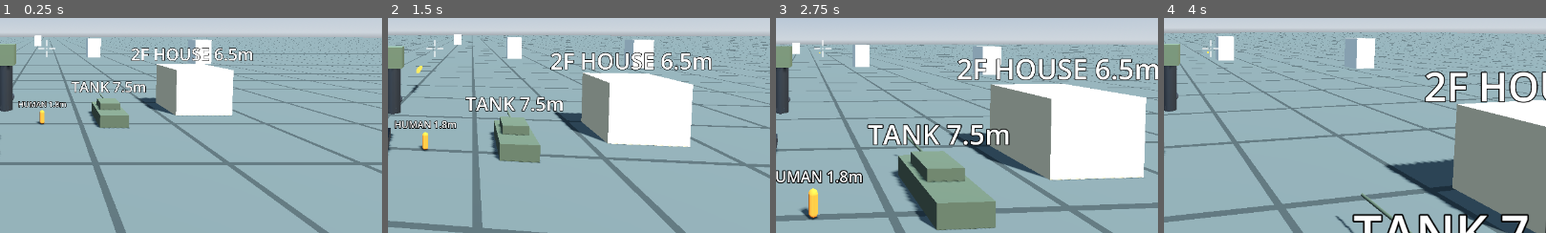
Above: before the commit, frames 1-4 (left to right).
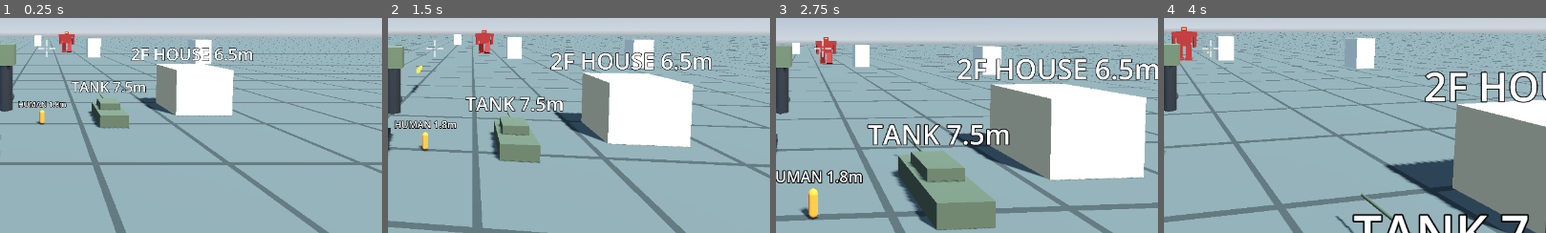
Above: after the commit, the same moments.

Repository: Sierra-117605/ARSENAL-FRONT
Game: Godot game, scene res://scenes/field_3d.tscn
Two runs of this game, one before a commit and one after it. Both use one fixed random seed, a clock stepped at 60 frames per second and the inputs below.
Inputs (mouse positions are % of the whole screen's width and height, from its top left):
- Up to frame 1 (0.25 s): no input
- Up to frame 2 (1.5 s): tap Enter at 0.5 s; move the mouse to (55, 50) at 0.52 s; hold W (move_forward) from 0.53 s (still down); click (55, 50) at 0.6 s; move the mouse to (45, 50) at 1.27 s; click (45, 50) at 1.35 s
- Up to frame 3 (2.75 s): keep holding W (move_forward); move the mouse to (52, 48) at 2.02 s; click (52, 48) at 2.1 s
- Up to frame 4 (4 s): keep holding W (move_forward); move the mouse to (49, 52) at 2.77 s; click (49, 52) at 2.85 s; move the mouse to (57, 51) at 3.52 s; click (57, 51) at 3.6 s
The pictures show only the part of the screen within x 44-94%, y 43-93%; the shares and areas given below are measured in that part.

The runs differ from the first frame. In frame 1, 0.3% of the frame differs, in the area x 15-20%, y 6-16%; in frame 2, 0.4%; in frame 3, 0.5%; in frame 4, 0.6%, in the area x 2-9%, y 4-20%.

Commit message:
N2-2: 敵ロボット（AI 乗員が追跡して射撃）を追加
Co-Authored-By: Claude Opus 5 <noreply@anthropic.com>

Diff:
--- a/scenes/field_3d.tscn
+++ b/scenes/field_3d.tscn
@@ -8,6 +8,7 @@
 [ext_resource type="Script" path="res://scripts/action/crosshair.gd" id="6_cross"]
 [ext_resource type="PackedScene" path="res://scenes/target.tscn" id="7_target"]
 [ext_resource type="Script" path="res://scripts/action/health_bar.gd" id="8_hp"]
+[ext_resource type="Script" path="res://scripts/action/ai_pilot.gd" id="9_ai"]
 
 [sub_resource type="ProceduralSkyMaterial" id="SkyMat"]
 sky_top_color = Color(0.32, 0.45, 0.62, 1)
@@ -167,6 +168,19 @@
 pixel_size = 0.02
 text = "2F HOUSE 6.5m"
 font_size = 128
+
+[node name="Enemies" type="Node3D" parent="."]
+
+[node name="Enemy1" parent="Enemies" instance=ExtResource("1_robot")]
+transform = Transform3D(1, 0, 0, 0, 1, 0, 0, 0, 1, 20, 0, -160)
+pilotable_id = "enemy_01"
+max_hp = 60
+body_color = Color(0.55, 0.15, 0.13, 1)
+
+[node name="AIPilot" type="Node" parent="Enemies/Enemy1" node_paths=PackedStringArray("start_seat", "chase_target")]
+script = ExtResource("9_ai")
+start_seat = NodePath("../DriverSeat")
+chase_target = NodePath("../../../Robot")
 
 [node name="Pilot" type="Node" parent="." node_paths=PackedStringArray("start_seat")]
 script = ExtResource("3_occ")
--- /dev/null
+++ b/scripts/action/ai_pilot.gd
@@ -0,0 +1,60 @@
+class_name AIPilot
+extends Occupant
+## コンピュータが動かす乗員。人の代わりに操縦席に座り、相手を追って撃つ。
+## プレイヤー側と同じ「乗員 → 操縦席 → 乗り物」の道を通るので、
+## 同じ機体をプレイヤーが操縦することもできる（将来の乗り換え・味方 AI に流用できる）。
+
+## 追いかける相手
+@export var chase_target: Node3D
+## この距離を保とうとする（メートル）
+@export var preferred_distance: float = 55.0
+## この距離まで近づくと撃ち始める（メートル）
+@export var fire_range: float = 90.0
+## 相手のどのくらいの高さを狙うか（足元からの高さ）
+@export var aim_height: float = 6.0
+## 撃つ間隔（秒）。プレイヤーより遅くしてある
+@export var fire_interval: float = 1.2
+## 保つ距離の許容幅（この幅の中では前後に動かない）
+@export var distance_margin: float = 8.0
+
+
+func _ready() -> void:
+	super._ready()
+	var vehicle := get_vehicle()
+	if vehicle != null and vehicle.has_method("get") and vehicle.get("weapon") != null:
+		vehicle.weapon.fire_interval = fire_interval
+
+
+func _physics_process(_delta: float) -> void:
+	var vehicle := get_vehicle()
+	if vehicle == null:
+		return
+	var control := Pilotable.empty_control()
+	# 自分か相手が倒れていたら何もしない
+	if not vehicle.is_alive() or chase_target == null or not _target_alive():
+		send_control(control)
+		return
+
+	var to_target: Vector3 = chase_target.global_position - vehicle.global_position
+	var flat := Vector2(to_target.x, to_target.z)
+	var distance := flat.length()
+	# 相手の方を向く
+	control["yaw"] = atan2(-to_target.x, -to_target.z)
+	# 遠ければ近づき、近すぎれば下がる
+	if distance > preferred_distance + distance_margin:
+		control["move_z"] = -1.0
+	elif distance < preferred_distance - distance_margin:
+		control["move_z"] = 1.0
+	# 射程に入ったら撃つ
+	if distance <= fire_range:
+		control["fire"] = true
+		var aim: Vector3 = chase_target.global_position + Vector3(0.0, aim_height, 0.0)
+		control["aim"] = {"x": aim.x, "y": aim.y, "z": aim.z}
+	send_control(control)
+
+
+## 追いかける相手がまだ生きているか
+func _target_alive() -> bool:
+	if chase_target is Pilotable:
+		return (chase_target as Pilotable).is_alive()
+	return true
--- a/scripts/action/robot.gd
+++ b/scripts/action/robot.gd
@@ -19,6 +19,8 @@
 @export var step_rate: float = 0.09
 ## 歩調に合わせて機体が上下に揺れる量（メートル）
 @export var body_bob: float = 0.25
+## 機体の色を塗り替える（透明のままなら元の色。敵機を赤くするのに使う）
+@export var body_color: Color = Color(0, 0, 0, 0)
 
 ## 腕の武器（Phase 1 は 1 種類）
 @onready var weapon: Weapon = get_node_or_null("Weapon")
@@ -30,6 +32,24 @@
 var step_phase: float = 0.0
 ## 見た目の揺れの強さ（止まると 0 に戻る）
 var step_amount: float = 0.0
+
+
+func _ready() -> void:
+	super._ready()
+	if body_color.a > 0.0:
+		_repaint(visual)
+
+
+## 機体の見た目を指定の色で塗り替える（目玉の発光部分はそのまま）
+func _repaint(node: Node) -> void:
+	for child in node.get_children():
+		if child is MeshInstance3D and child.name != "Visor":
+			var mat := StandardMaterial3D.new()
+			mat.albedo_color = body_color
+			mat.roughness = 0.7
+			mat.metallic = 0.3
+			(child as MeshInstance3D).material_override = mat
+		_repaint(child)
 
 
 func _physics_process(delta: float) -> void:
--- /dev/null
+++ b/tests/test_n2_2_enemy.gd
@@ -0,0 +1,82 @@
+extends SceneTree
+## N2-2 の自動確認：敵ロボットが自機に近づき、撃ってきて、こちらの耐久が減るか調べる。
+## プレイヤーは操作せず、その場に立っているだけ。
+## 実行：Godot_console.exe --headless --path . --script res://tests/test_n2_2_enemy.gd
+## 画像も撮る場合（--headless を外す）：... -- --shot=<保存先.png>
+
+const MAX_FRAMES := 1800  # 30 秒で打ち切り
+
+var field: Node
+var robot: Robot
+var enemy: Robot
+var frame := 0
+var failed := false
+var shot_path := ""
+var shot_taken := false
+var start_distance := 0.0
+var closest := 99999.0
+var first_hit_frame := -1
+var done := false
+
+
+func _initialize() -> void:
+	for arg in OS.get_cmdline_user_args():
+		if arg.begins_with("--shot="):
+			shot_path = arg.substr(7)
+	field = load("res://scenes/field_3d.tscn").instantiate()
+	root.add_child(field)
+	robot = field.get_node("Robot")
+	enemy = field.get_node("Enemies/Enemy1")
+	robot.damaged.connect(_on_player_damaged)
+
+
+func _on_player_damaged(hp: int, _max: int) -> void:
+	if first_hit_frame < 0:
+		first_hit_frame = frame
+		print("  （%.1f 秒後に初被弾。残り耐久 %d）" % [frame / 60.0, hp])
+
+
+func _physics_process(_delta: float) -> bool:
+	frame += 1
+	if frame == 5:
+		start_distance = _distance()
+		_report(enemy != null and enemy.is_alive(), "敵ロボットが 1 体いる（耐久 %d）" % enemy.max_hp)
+		_report(start_distance > 100.0, "敵は遠くから始まる (%.0fm)" % start_distance)
+		return false
+	closest = minf(closest, _distance())
+	if not shot_taken and shot_path != "" and _distance() < 80.0:
+		shot_taken = true
+		_save_shot()
+	if done:
+		return false
+	# 自機の耐久が減った後、少し様子を見てから判定
+	if (first_hit_frame > 0 and frame > first_hit_frame + 120) or frame > MAX_FRAMES:
+		done = true
+		_finish()
+		return true
+	return false
+
+
+func _finish() -> void:
+	_report(closest < start_distance - 50.0, "敵が近づいてくる (%.0fm → %.0fm)" % [start_distance, closest])
+	_report(closest > 20.0, "近づきすぎず距離を保つ (最短 %.0fm)" % closest)
+	_report(first_hit_frame > 0, "敵が撃ってきて自機に当たる")
+	_report(robot.hp < robot.max_hp, "自機の耐久が減る (残り %d / %d)" % [robot.hp, robot.max_hp])
+	print("RESULT: ", "FAIL" if failed else "PASS")
+
+
+func _distance() -> float:
+	var d: Vector3 = enemy.global_position - robot.global_position
+	return Vector2(d.x, d.z).length()
+
+
+func _save_shot() -> void:
+	await process_frame
+	root.get_texture().get_image().save_png(shot_path)
+	print("画像を保存: ", shot_path)
+
+
+func _report(ok: bool, msg: String) -> void:
+	print("[", "OK" if ok else "NG", "] ", msg)
+	if not ok:
+		failed = true
Not shown: 1 places in scenes/field_3d.tscn that only renumber resources
Not shown, added: scripts/action/ai_pilot.gd.uid
Not shown, added: tests/test_n2_2_enemy.gd.uid
